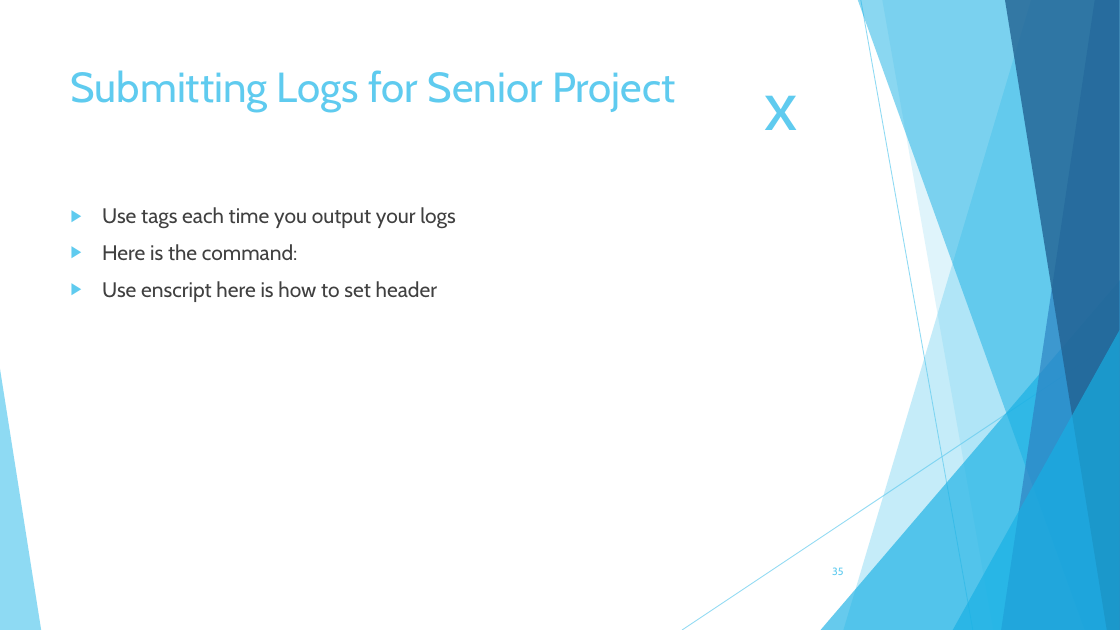
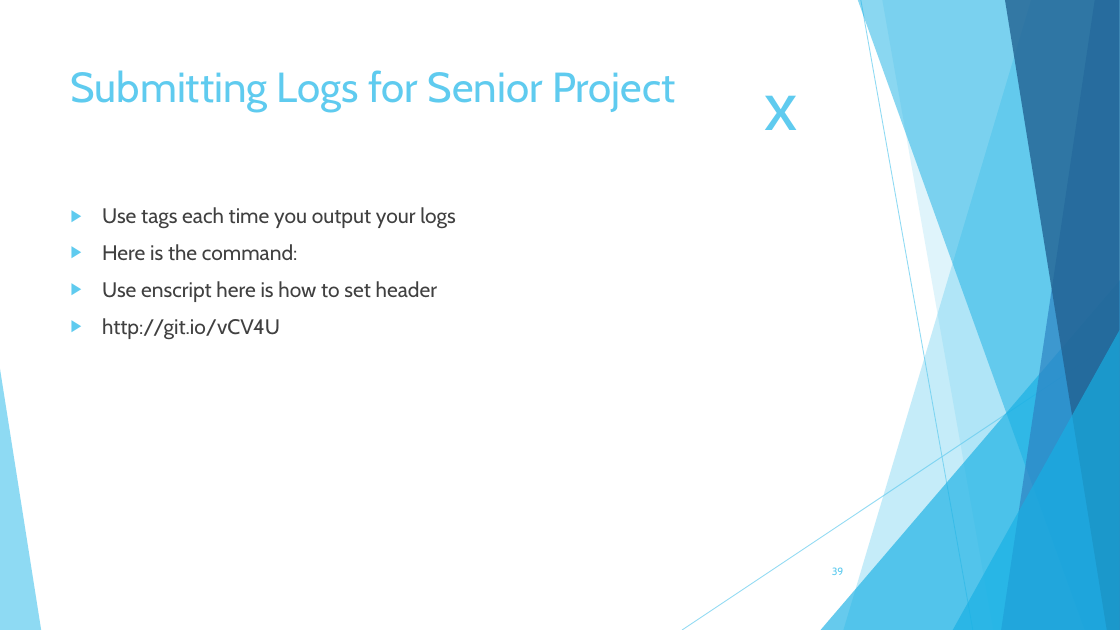
Before and after one commit to TechplexEngineer/GitCheatSheet, a slide deck: slide 39 of ppt/Getting started with GIT.pptx (slide 35 before the commit). Drawn at 1120x630 pixels with LibreOffice and Linux fonts; fonts in the diff are those of the drawing. Boxes give left, top, right and bottom in pixels: in the first picture for what was removed or moved away, otherwise in the second. Text is boxed around its words. In the diff, an @@ line names an element or a change of style, - is before the commit and + after.

```diff
--- a/ppt/Getting started with GIT.pptx
+++ b/ppt/Getting started with GIT.pptx
@@ text at [102, 318, 280, 339]: paragraph added @@
+▶ http://git.io/vCV4U
@@ page number at [832, 567, 844, 575]: text changed @@
-35
+39
```
Also in this commit, not shown: 20 other slides changed, 4 slides added, 3 other files.
